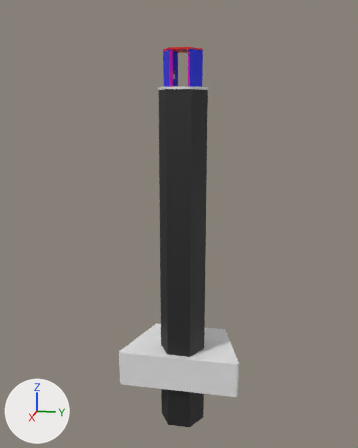
One commit to the FBX model Assets/Scenes/Chapter1-1/Models/HexagonalElevator.fbx: the scene before it, then after it.
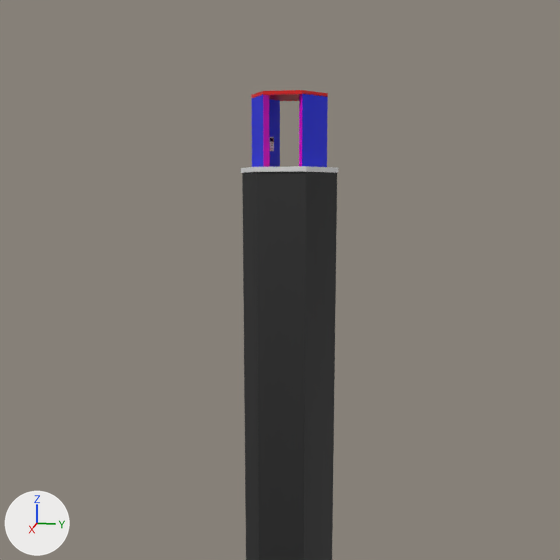
Old and new are each drawn whole from a 50 mm camera at (16.78, 3.88, 6.33) aimed at (-4.01, -0.28, 1.13) and again close up on the part from 9% to 90% of the width and 0% to 65% of the height. The axes (+X, +Y, +Z) are drawn at lower left. The lights are the same throughout. Where no turn or scale is listed for an object, it has been applied to the vertices. Vertices at the same position are counted once.

The first close-up shows 'ElevatorMainObject', 'ElevatorShaft', 'ElevatorTopObject', 'ElevatorTopRamp'.
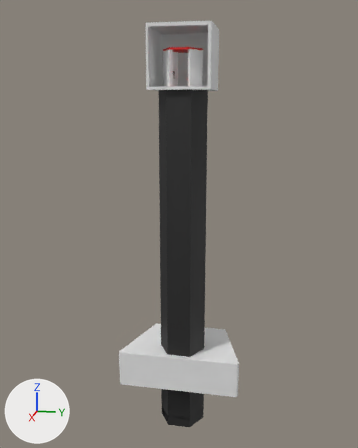
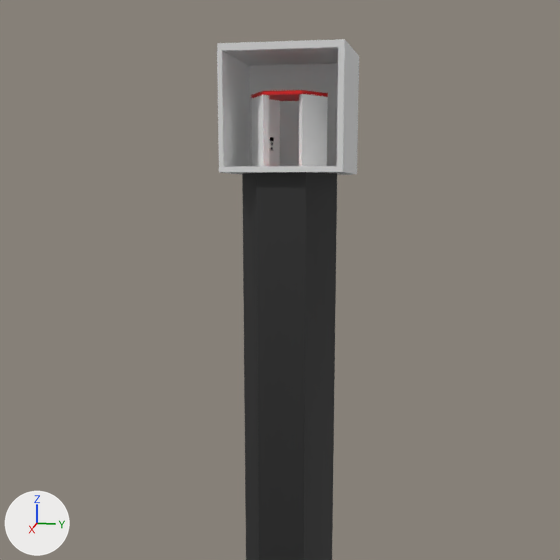
The newer file is also rescaled (x2.064), turned or shifted as a whole; pictures and numbers use the older file's frame.

Changed parts and their boxes (x1, y1, x2, y2) in the close-ups (560 x 560 px):
'Plane', added
    after: (217, 39, 359, 175)
'ElevatorMainObject', recoloured (blue to white)
    both: (251, 94, 328, 167)
'ElevatorTopRamp', deleted
    before: (241, 166, 338, 173)
part 1 of me_cylinder_005, recoloured (blue to white)
    both: (251, 94, 328, 166)

Diff of the bpy script that builds the scene:
```diff
--- a/Assets/Scenes/Chapter1-1/Models/HexagonalElevator.fbx.py
+++ b/Assets/Scenes/Chapter1-1/Models/HexagonalElevator.fbx.py
@@ mat_elevatorwalls @@
 mat_elevatorwalls = principled_material('ElevatorWalls')
-mat_elevatorwalls.base_color = (0.8, 0.0, 0.752)  # pink #e700e1
+mat_elevatorwalls.base_color = (1.0, 1.0, 1.0)  # white #ffffff
@@ me_cylinder_005 @@
 me_cylinder_005.from_pydata(...)  # 36 vertices, 32 faces; spans x -0.9..0.9, y -1.0..1.0, z -40.3..1.0
 # used by ob_elevatormainobject; location = (-3.41, 0.0, 6.86); rotation_euler = (0.0, 0.0, 3.142), in degrees (0, 0, 180); scale = (-0.788, -0.788, -0.0357)
+# me_cylinder_005 part 1: all 8 faces that had it switch from mat_elevatorglass (blue #0018e7) to mat_elevatorwalls (white #ffffff)
 me_cylinder_005.materials.append(mat_elevatorfloor)
@@ me_plane_001 @@
+me_plane_001.from_pydata(...)  # 50 vertices, 46 faces; spans x -1.25..1.13, y -1.23..1.26, z -0.11..2.3
@@ ob_elevatortopramp @@
-ob_elevatortopramp = bpy.data.objects.new('ElevatorTopRamp', me_cylinder_009)
-ob_elevatortopramp.location = (-3.41, 0.0, 6.86)
-ob_elevatortopramp.rotation_euler = (0.0, 0.0, -3.142)  # degrees (0, 0, -180)
-ob_elevatortopramp.scale = (-1.03, -1.03, -0.0465)
@@ ob_plane @@
+ob_plane = bpy.data.objects.new('Plane', me_plane_001)
+ob_plane.location = (-3.51, 0.0, 6.91)
```
